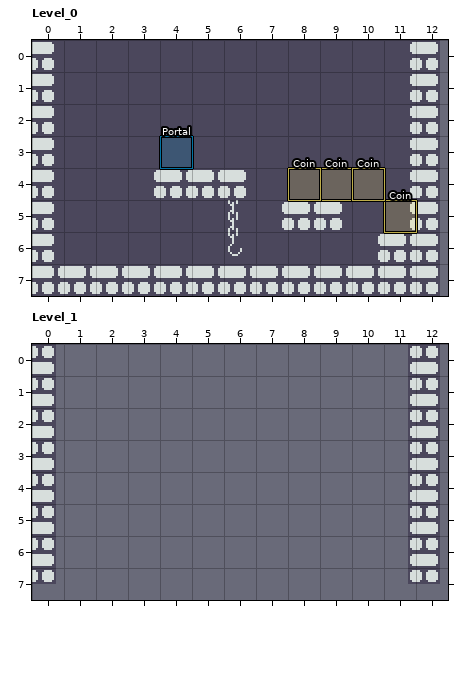
An edit to a level. LDtk project, Source/level/world.ldtk. The picture above was drawn from the file before the commit.
Cells are 16x16 px. Shown: Level_0 x 0..12, y 0..7; Level_1 x 0..12, y 0..7. Layer "Tiles1" is drawn -4,0 px off the grid.
After the commit:
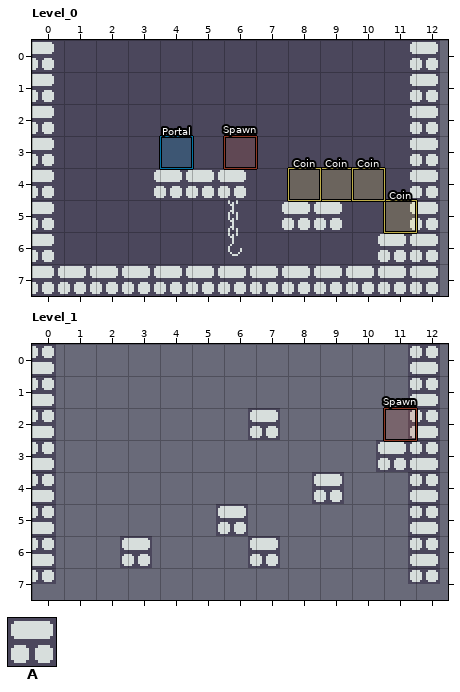
Key: from "Tileset": A 912.
_ is an empty cell, . an unchanged one.
Objects are placed by their top-left corner, in cells (3,4 is the top-left corner of cell 3,4); size is 1x1 cell unless given.
Edits made:
--- layer "Entities", Level_0
+"Spawn" rectangle at 6,3
--- layer "Tiles1", Level_1
@@ x 3..11 @@
-2 ...._....
-3 ........_
-4 ......_..
-5 ..._.....
-6 _..._....
+2 ....A....
+3 ........A
+4 ......A..
+5 ...A.....
+6 A...A....
--- layer "Entities", Level_1
+"Spawn" rectangle at 11,2
